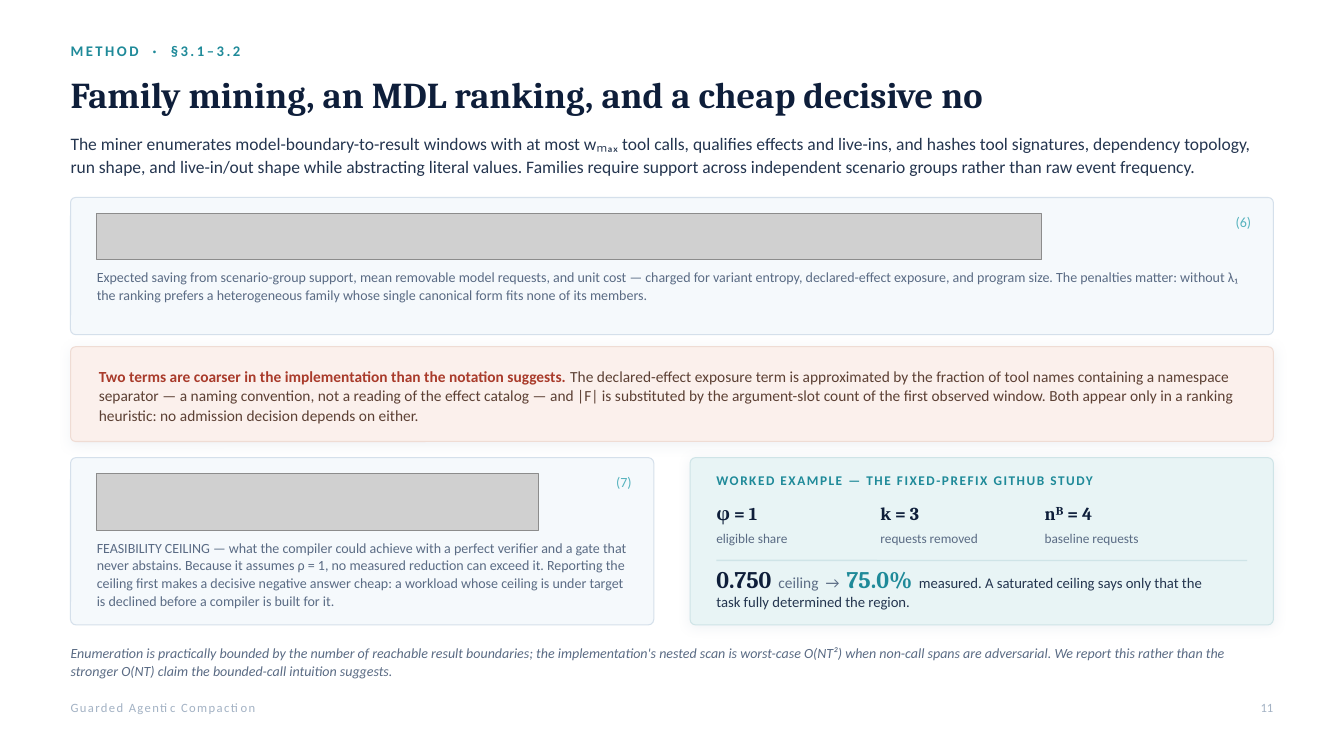
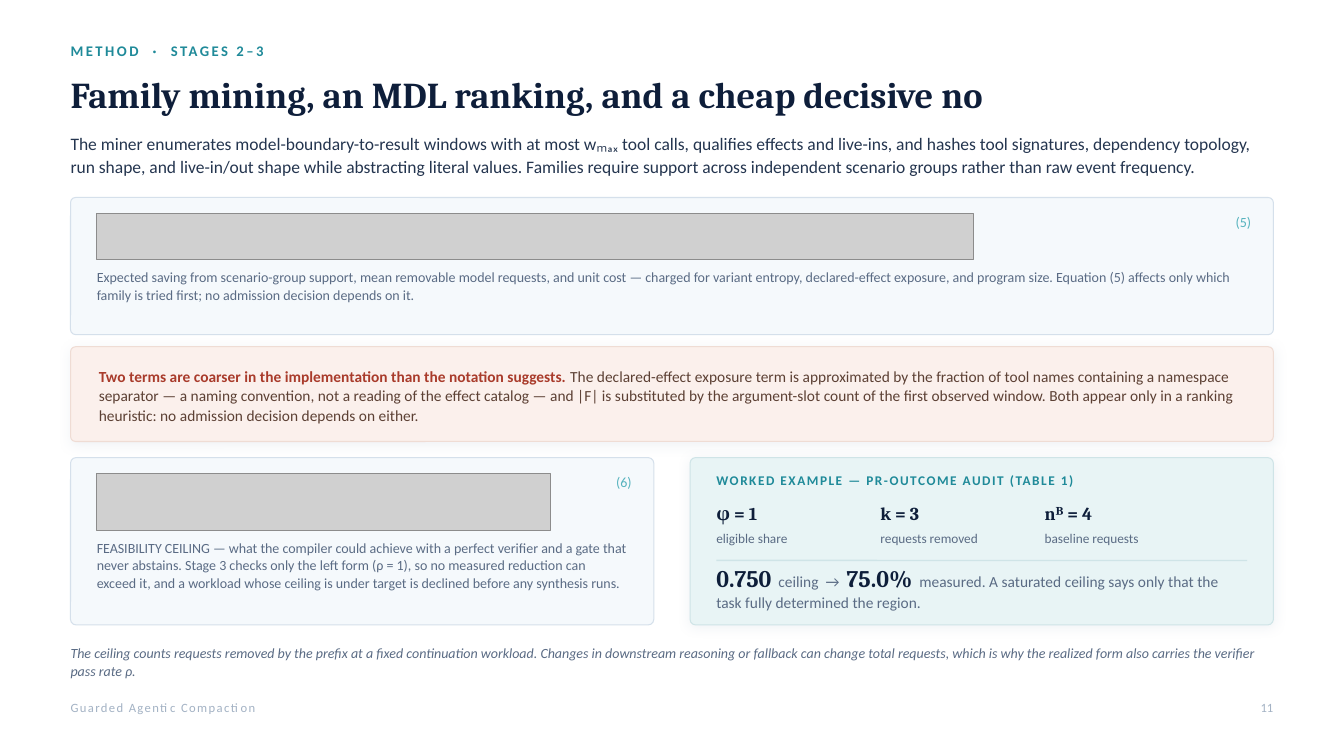
Before and after one commit to rrahimi-uci/guarded-agentic-compaction, a slide deck: slide 11 of paper/slides/GAC-seminar.pptx. Drawn at 1344x756 pixels with LibreOffice and Linux fonts; fonts in the diff are those of the drawing; grey boxes stand for pictures. Boxes give left, top, right and bottom in pixels: in the first picture for what was removed or moved away, otherwise in the second. Text is boxed around its words. In the diff, an @@ line names an element or a change of style, - is before the commit and + after.

```diff
--- a/paper/slides/GAC-seminar.pptx
+++ b/paper/slides/GAC-seminar.pptx
@@ text at box(236, 46, 263, 56): text changed @@
-METHOD · §3.1–3.2
+METHOD · STAGES 2–3
@@ picture: place and size @@
-picture at box(97, 214, 1043, 260)
+picture at box(97, 214, 974, 260)
@@ text at box(1236, 217, 1252, 229): text changed @@
-(6)
+(5)
@@ text at box(97, 272, 1230, 302): text changed @@
-Expected saving from scenario-group support, mean removable model requests, and unit cost — charged for variant entropy, declared-effect exposure, and program size. The penalties matter: without λ₁ the ranking prefers a heterogeneous family whose single canonical form fits none of its members.
+Expected saving from scenario-group support, mean removable model requests, and unit cost — charged for variant entropy, declared-effect exposure, and program size. Equation (5) affects only which family is tried first; no admission decision depends on it.
@@ picture: place and size @@
-picture at box(97, 474, 538, 530)
+picture at box(97, 474, 552, 530)
@@ text at box(616, 477, 632, 489): text changed @@
-(7)
+(6)
@@ text at box(1061, 476, 1068, 485): text changed @@
-WORKED EXAMPLE — THE FIXED-PREFIX GITHUB STUDY
+WORKED EXAMPLE — PR-OUTCOME AUDIT (TABLE 1)
@@ text at box(97, 543, 626, 591): text changed @@
-FEASIBILITY CEILING — what the compiler could achieve with a perfect verifier and a gate that never abstains. Because it assumes ρ = 1, no measured reduction can exceed it. Reporting the ceiling first makes a decisive negative answer cheap: a workload whose ceiling is under target is declined before a compiler is built for it.
+FEASIBILITY CEILING — what the compiler could achieve with a perfect verifier and a gate that never abstains. Stage 3 checks only the left form (ρ = 1), so no measured reduction can exceed it, and a workload whose ceiling is under target is declined before any synthesis runs.
@@ text "0.750 ceiling → 75.0% measured. ..." at box(716, 571, 1218, 611): size 10.5 to 11 pt, text colour #24354F to #5A6B84 in "measured. A saturated ceiling says only that ..."; text colour #1F8A99 to #0E1E3A in "75.0%" @@
@@ text at box(71, 648, 1255, 678): text changed @@
-Enumeration is practically bounded by the number of reachable result boundaries; the implementation's nested scan is worst-case O(NT²) when non-call spans are adversarial. We report this rather than the stronger O(NT) claim the bounded-call intuition suggests.
+The ceiling counts requests removed by the prefix at a fixed continuation workload. Changes in downstream reasoning or fallback can change total requests, which is why the realized form also carries the verifier pass rate ρ.
```
Also in this commit, not shown: 20 other slides changed, 2 slides added, 1 slide removed, 15 other files.
